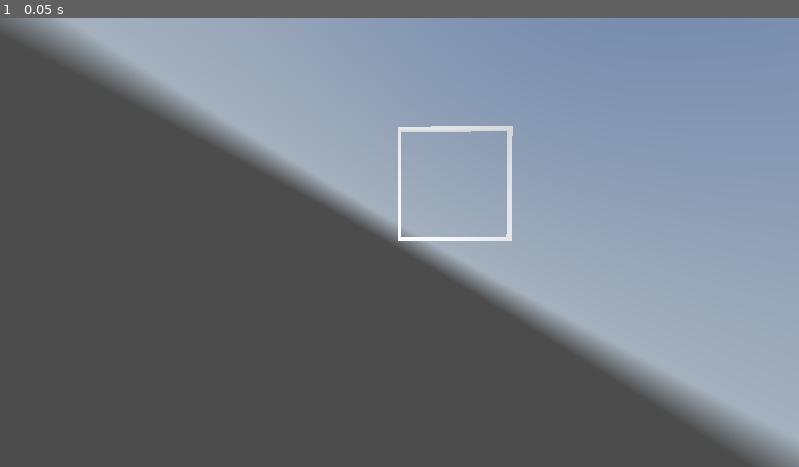
Above: before the commit, frame 1.
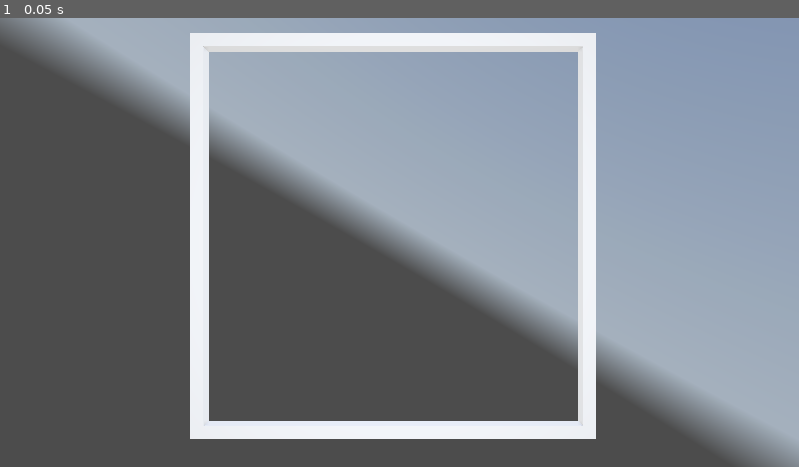
Above: after the commit, the same moment.

Repository: kasworld/gd4snakebyte3d
Game: Godot game, scene res://main.tscn
The game is run twice, just before and just after one commit, with the same random seed, the same clock (stepped at 60 frames per second) and the same inputs. A sky picture missing from this copy of the repository is replaced by a grey-blue gradient.
Inputs:
- Up to frame 1 (0.05 s): no input

The runs differ from the first frame. In frame 1, 9.9% of the frame differs, in the area x 14-85%, y 3-94%.

Commit message:
adjust camera light

Diff:
--- a/main.gd
+++ b/main.gd
@@ -4,6 +4,6 @@
 
 func _ready() -> void:
 	var vp_size = get_viewport().get_visible_rect().size
-	$Camera3D.position = Vector3(1,1,64)
-	$Camera3D.look_at(Vector3.ZERO)
-	$OmniLight3D.position = Vector3(1,1,32)
+	$Camera3D.position = Vector3(Settings.FieldWidth/2,Settings.FieldHeight/2,Settings.FieldWidth)
+	$Camera3D.look_at(Vector3(Settings.FieldWidth/2,Settings.FieldHeight/2,0))
+	$OmniLight3D.position = Vector3(Settings.FieldWidth/2,Settings.FieldHeight/2,Settings.FieldWidth)
--- a/main.tscn
+++ b/main.tscn
@@ -24,6 +24,7 @@
 script = ExtResource("1_ig7tw")
 
 [node name="Camera3D" type="Camera3D" parent="."]
+keep_aspect = 0
 fov = 90.0
 
 [node name="OmniLight3D" type="OmniLight3D" parent="."]
